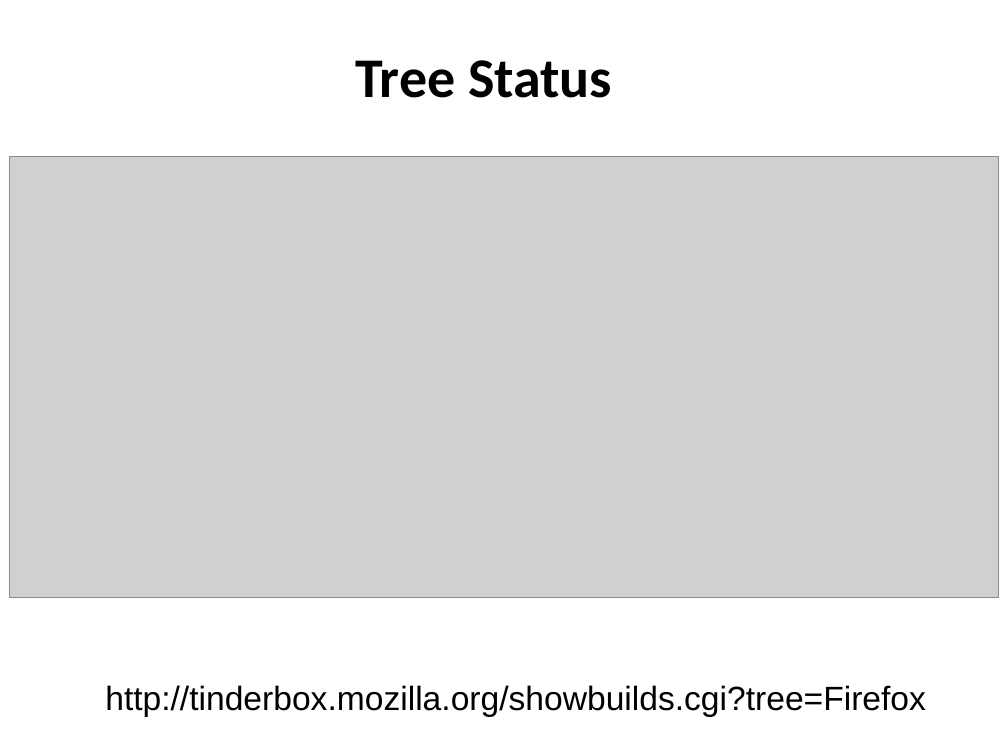
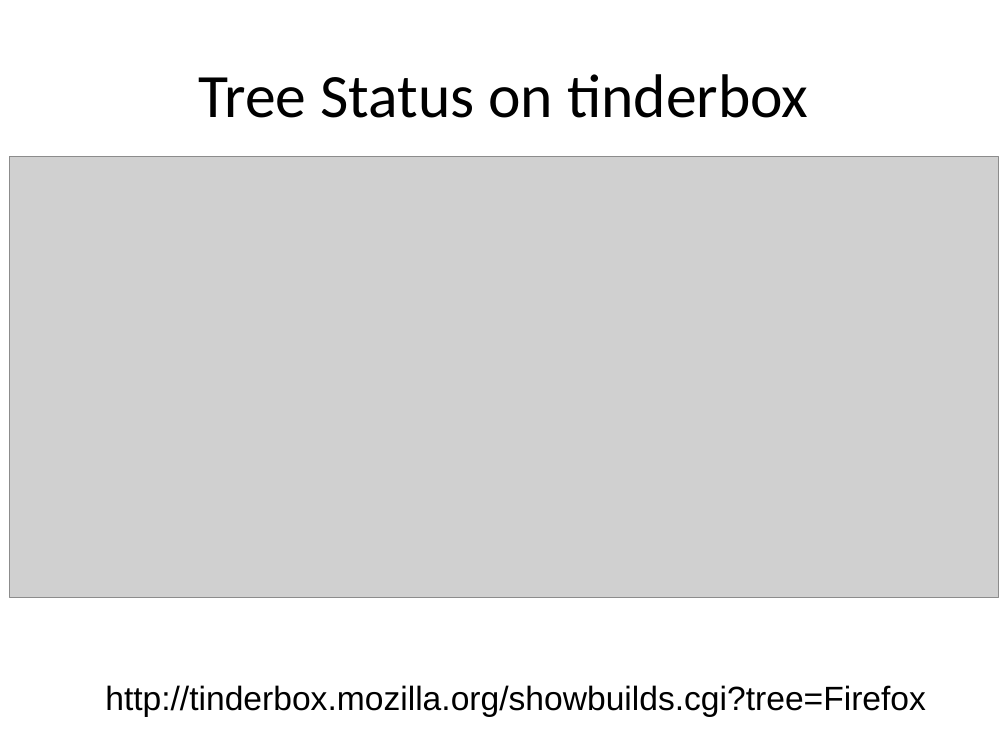
Before and after one commit to armenzg/playground, a slide deck: slide 12 of mozilla/slides/presentations/RelEng-newhire-brownbag-april2011.ppt (slide 9 before the commit). Drawn at 1008x756 pixels with LibreOffice and Linux fonts; fonts in the diff are those of the drawing; grey boxes stand for pictures. Boxes give left, top, right and bottom in pixels: in the first picture for what was removed or moved away, otherwise in the second. Text is boxed around its words. In the diff, an @@ line names an element or a change of style, - is before the commit and + after.

```diff
--- a/mozilla/slides/presentations/RelEng-newhire-brownbag-april2011.ppt
+++ b/mozilla/slides/presentations/RelEng-newhire-brownbag-april2011.ppt
@@ title added at box(198, 74, 808, 118), 44 pt, text #000000 @@
+Tree Status on tinderbox
@@ text removed at box(355, 60, 612, 98) @@
-Tree Status
```
Also in this commit, not shown: 8 other slides changed, 5 slides added, 5 slides removed.
